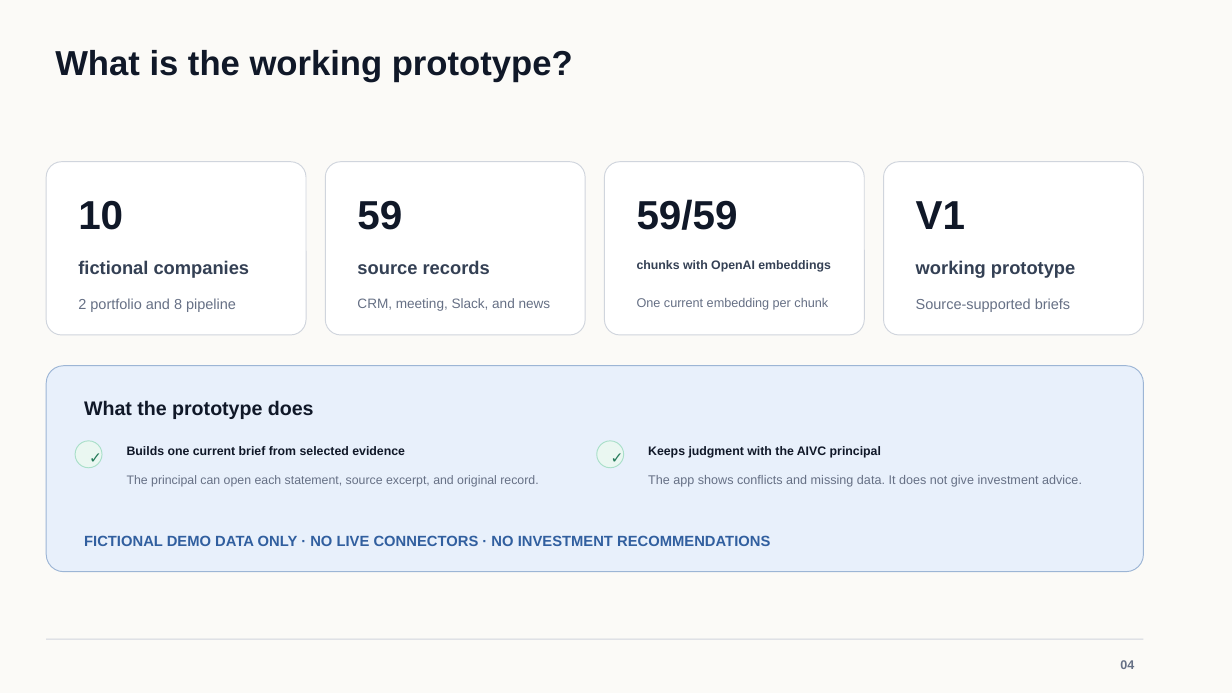
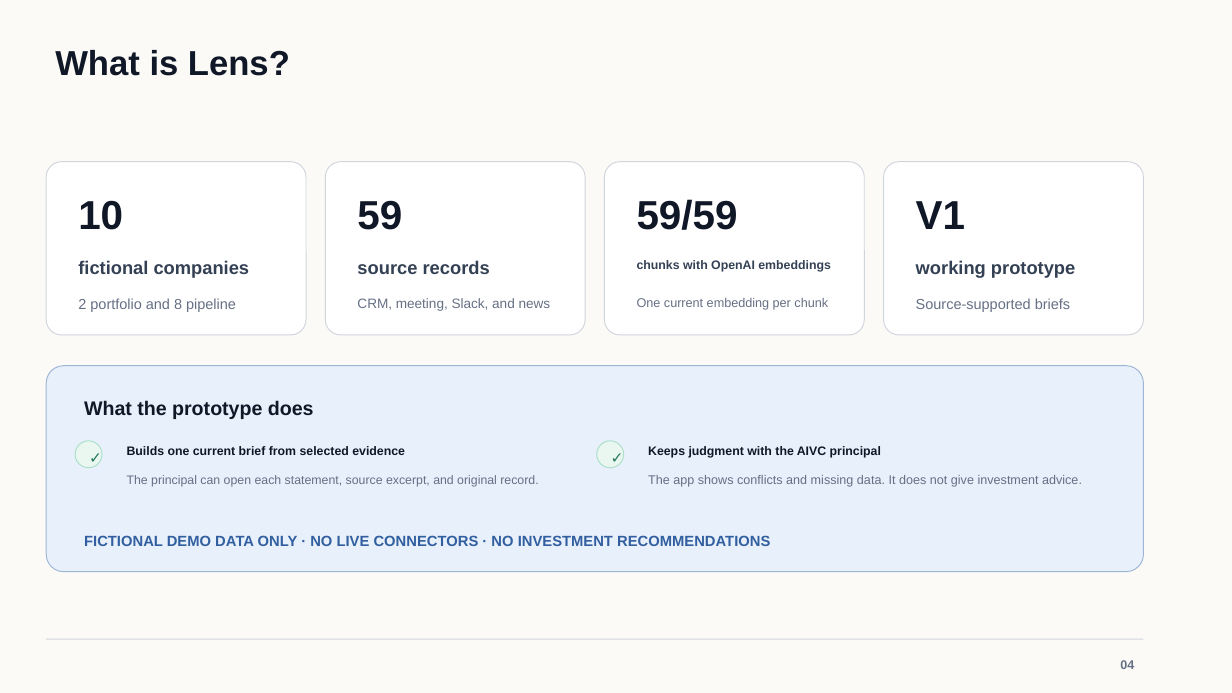
Before and after one commit to osuthorpe/LENS-POC, a slide deck: slide 4 of docs/AVIC-Portfolio-Intelligence-Brief.pptx. Drawn at 1232x693 pixels with LibreOffice and Linux fonts; fonts in the diff are those of the drawing. Boxes give left, top, right and bottom in pixels: in the first picture for what was removed or moved away, otherwise in the second. Text is boxed around its words. In the diff, an @@ line names an element or a change of style, - is before the commit and + after.

Commit message:
Name the product Lens in the deck

```diff
--- a/docs/AVIC-Portfolio-Intelligence-Brief.pptx
+++ b/docs/AVIC-Portfolio-Intelligence-Brief.pptx
@@ text at [55, 50, 290, 76]: text changed @@
-What is the working prototype?
+What is Lens?
```
Also in this commit, not shown: 8 other slides changed.
